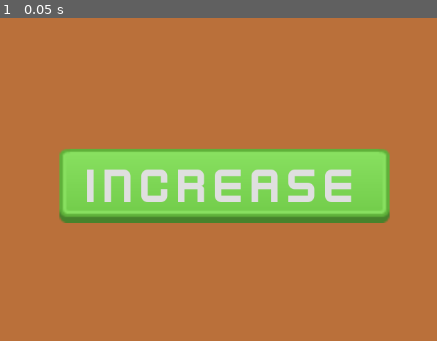
Above: before the commit, frame 1.
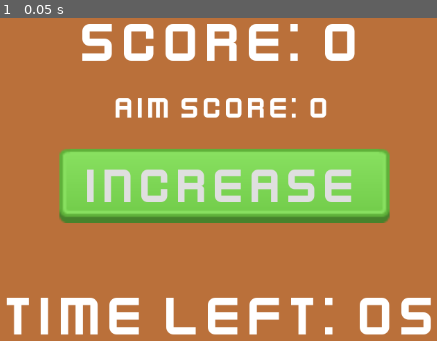
Above: after the commit, the same moment.

Repository: dspad/GodotMobileProject
Game: Godot game, scene res://Main.tscn
The game is run twice, just before and just after one commit, with the same random seed, the same clock (stepped at 60 frames per second) and the same inputs. The project has no main scene, so this scene is started directly.
Inputs:
- Up to frame 1 (0.05 s): no input

The runs differ from the first frame. In frame 1, 9.7% of the frame differs, in the area x 1-99%, y 1-99%.

Commit message:
Setup labels

Diff:
--- a/Main.tscn
+++ b/Main.tscn
@@ -23,7 +23,7 @@
 grow_horizontal = 2
 grow_vertical = 2
 
-[node name="Button" type="Button" parent="."]
+[node name="IncreaseScoreButton" type="Button" parent="."]
 layout_mode = 1
 anchors_preset = 8
 anchor_left = 0.5
@@ -43,3 +43,50 @@
 theme_override_styles/pressed = SubResource("StyleBoxTexture_gfgl7")
 theme_override_styles/normal = SubResource("StyleBoxTexture_uxqh4")
 text = "Increase"
+
+[node name="ScoreLabel" type="Label" parent="."]
+layout_mode = 1
+anchors_preset = 5
+anchor_left = 0.5
+anchor_right = 0.5
+offset_left = -205.0
+offset_top = 69.0
+offset_right = 205.0
+offset_bottom = 166.0
+grow_horizontal = 2
+theme_override_fonts/font = ExtResource("1_5bxrc")
+theme_override_font_sizes/font_size = 85
+text = "Score: 0"
+
+[node name="AimScoreLabel" type="Label" parent="."]
+layout_mode = 1
+anchors_preset = 5
+anchor_left = 0.5
+anchor_right = 0.5
+offset_left = -295.0
+offset_top = 164.0
+offset_right = 295.0
+offset_bottom = 261.0
+grow_horizontal = 2
+theme_override_fonts/font = ExtResource("1_5bxrc")
+theme_override_font_sizes/font_size = 45
+text = "Aim score: 0"
+horizontal_alignment = 1
+vertical_alignment = 1
+
+[node name="TimeLeftLabel" type="Label" parent="."]
+layout_mode = 1
+anchors_preset = 7
+anchor_left = 0.5
+anchor_top = 1.0
+anchor_right = 0.5
+anchor_bottom = 1.0
+offset_left = -314.5
+offset_top = -184.0
+offset_right = 314.5
+offset_bottom = -87.0
+grow_horizontal = 2
+grow_vertical = 0
+theme_override_fonts/font = ExtResource("1_5bxrc")
+theme_override_font_sizes/font_size = 85
+text = "Time left: 0s"
